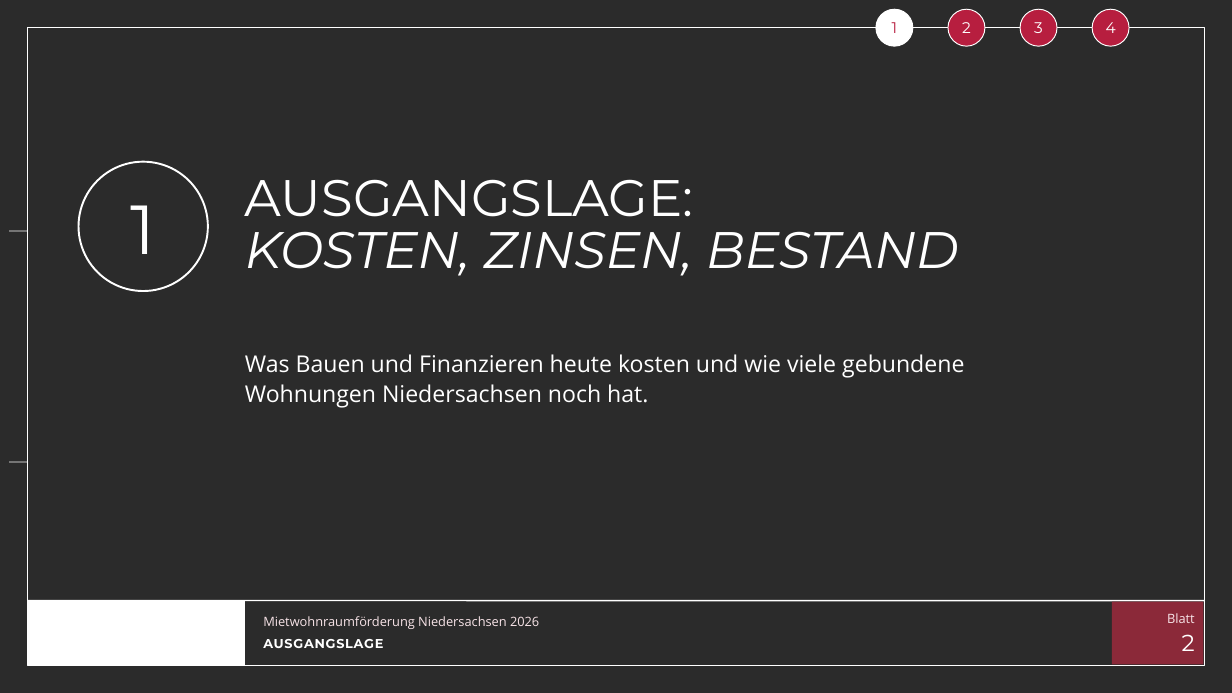
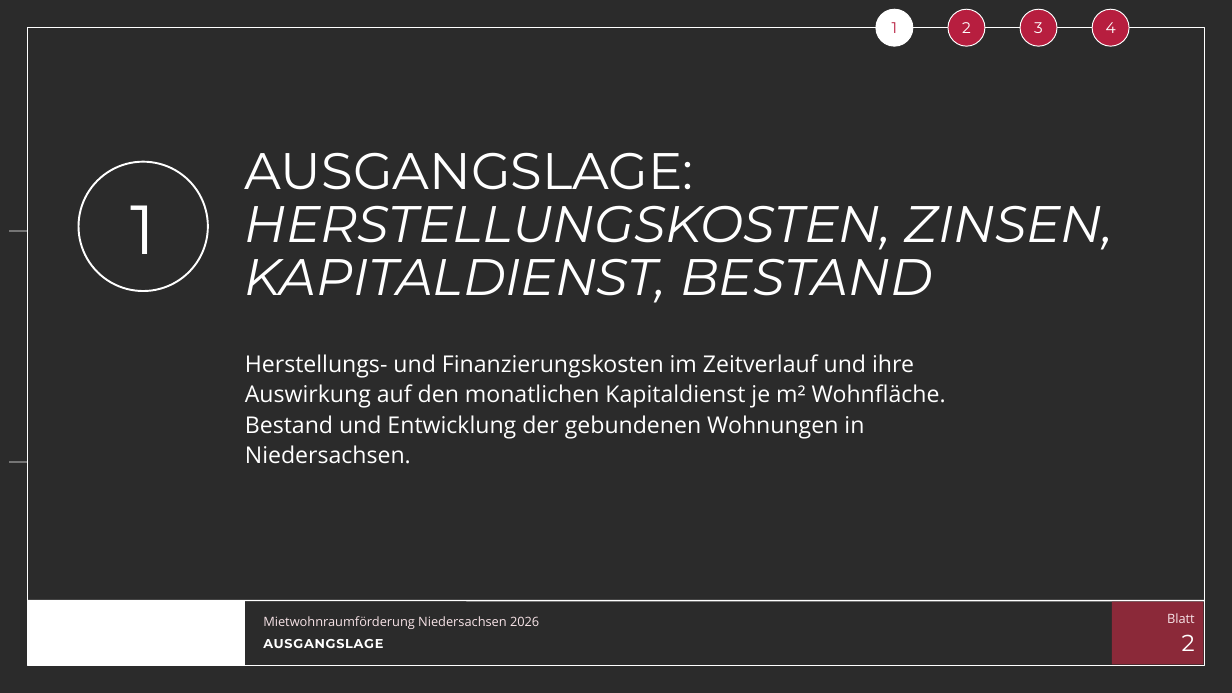
Before and after one commit to vgedaschko/NBank, a slide deck: slide 2 of praesentation/dist/PGN-Mietwohnraumfoerderung-Niedersachsen-2026-Vortrag.pptx. Drawn at 1232x693 pixels with LibreOffice and Linux fonts; fonts in the diff are those of the drawing; background and template pictures are left out; a plain dark background stands for a picture behind light text. Boxes give left, top, right and bottom in pixels: in the first picture for what was removed or moved away, otherwise in the second. Text is boxed around its words. In the diff, an @@ line names an element or a change of style, - is before the commit and + after.

```diff
--- a/praesentation/dist/PGN-Mietwohnraumfoerderung-Niedersachsen-2026-Vortrag.pptx
+++ b/praesentation/dist/PGN-Mietwohnraumfoerderung-Niedersachsen-2026-Vortrag.pptx
@@ title at bbox=[245, 205, 1114, 303]: text changed @@
-KOSTEN, ZINSEN, BESTAND
+HERSTELLUNGSKOSTEN, ZINSEN,
+KAPITALDIENST, BESTAND
@@ text at bbox=[245, 354, 946, 464]: text changed @@
-Was Bauen und Finanzieren heute kosten und wie viele gebundene Wohnungen Niedersachsen noch hat.
+Herstellungs- und Finanzierungskosten im Zeitverlauf und ihre Auswirkung auf den monatlichen Kapitaldienst je m² Wohnfläche. Bestand und Entwicklung der gebundenen Wohnungen in Niedersachsen.
```
Also in this commit, not shown: 11 other slides changed, 24 other files.
